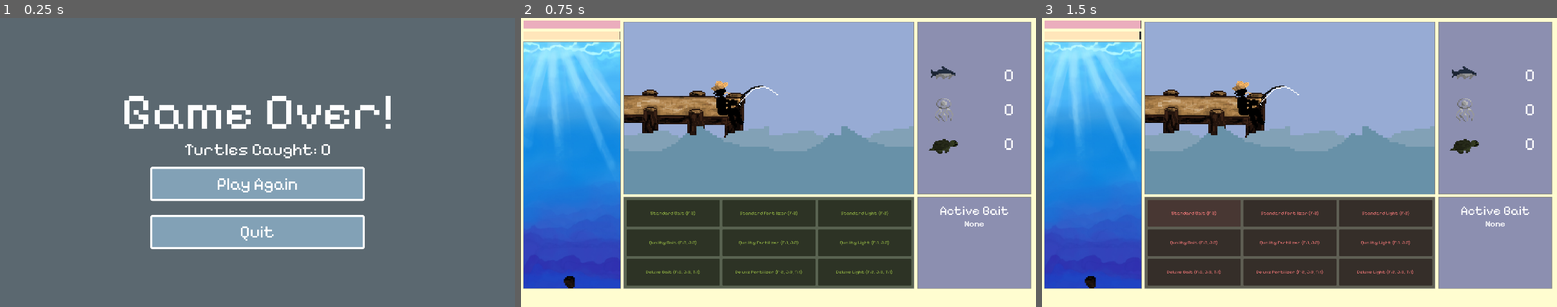
Above: before the commit, frames 1-3 (left to right).
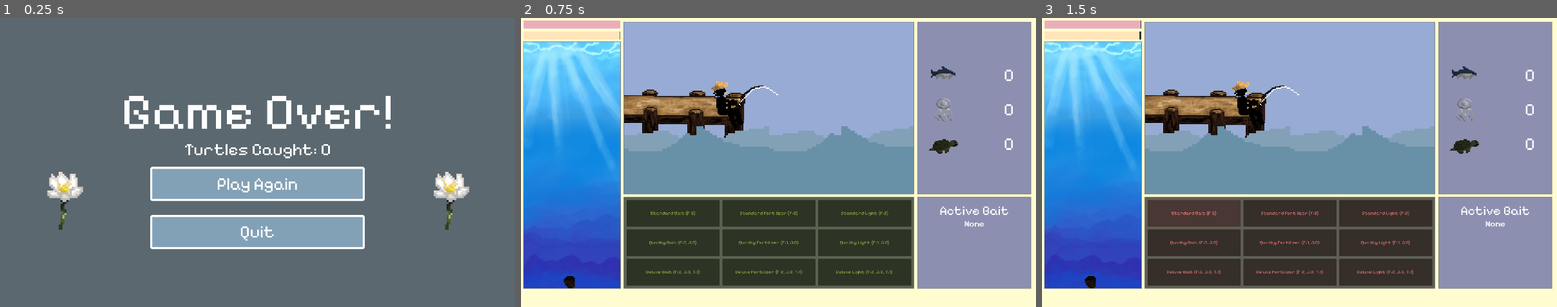
Above: after the commit, the same moments.

Repository: wondertrash/underthesea
Game: Godot game, scene res://gameover.tscn
Same seed, same stepped clock (60 frames per second), same inputs: the game is played once before the commit and once after it. This scene is started directly instead of the project's main scene.
Inputs:
- Up to frame 1 (0.25 s): no input
- Up to frame 2 (0.75 s): click "Play Again" at 0.5 s
- Up to frame 3 (1.5 s): click "Standard Bait (F:3)" at 1.25 s

The runs differ from the first frame. In frame 1, 1.1% of the frame differs, in the area x 9-92%, y 53-74%; in frame 2, nothing differs; in frame 3, nothing differs.

Commit message:
gameover flowers'

Diff:
--- /dev/null
+++ b/under-the-sea/flower1.gd
@@ -0,0 +1,6 @@
+extends Sprite2D
+@onready var flower_anim: AnimationPlayer = $AnimationPlayer
+func _ready() -> void:
+	flower_anim.play("wilt")
+func _process(delta: float) -> void:
+	pass
--- a/under-the-sea/gameover.tscn
+++ b/under-the-sea/gameover.tscn
@@ -3,6 +3,11 @@
 [ext_resource type="Script" uid="uid://yadvdfhrdqix" path="res://gameover.gd" id="1_tpdqf"]
 [ext_resource type="FontFile" uid="uid://sac3gu7ivysr" path="res://Assets/Pixelify_Sans/static/PixelifySans-Regular.ttf" id="2_eeur3"]
 [ext_resource type="Script" uid="uid://dts6cxhfvfd3b" path="res://soundtrack.gd" id="3_eeur3"]
+[ext_resource type="Texture2D" uid="uid://bi21s25e3ho7b" path="res://Assets/whiteflower/flower1.png" id="3_g1o2j"]
+[ext_resource type="Script" uid="uid://cmmwsob78h6dt" path="res://flower1.gd" id="4_g1o2j"]
+[ext_resource type="Texture2D" uid="uid://d1vksyd07enty" path="res://Assets/whiteflower/flower.png" id="5_b7a41"]
+[ext_resource type="Texture2D" uid="uid://b433sg670y5vi" path="res://Assets/whiteflower/flower2.png" id="6_7nmon"]
+[ext_resource type="Texture2D" uid="uid://dcpl5h4hshyf1" path="res://Assets/whiteflower/flower3.png" id="7_yximd"]
 
 [sub_resource type="LabelSettings" id="LabelSettings_tpdqf"]
 font = ExtResource("2_eeur3")
@@ -50,6 +55,60 @@
 corner_radius_bottom_right = 8
 corner_radius_bottom_left = 8
 corner_detail = 20
+
+[sub_resource type="Animation" id="Animation_qrn07"]
+length = 0.001
+tracks/0/type = "value"
+tracks/0/imported = false
+tracks/0/enabled = true
+tracks/0/path = NodePath(".:texture")
+tracks/0/interp = 1
+tracks/0/loop_wrap = true
+tracks/0/keys = {
+"times": PackedFloat32Array(0),
+"transitions": PackedFloat32Array(1),
+"update": 1,
+"values": [ExtResource("3_g1o2j")]
+}
+
+[sub_resource type="Animation" id="Animation_d2nv2"]
+resource_name = "bloom"
+length = 3.0
+tracks/0/type = "value"
+tracks/0/imported = false
+tracks/0/enabled = true
+tracks/0/path = NodePath(".:texture")
+tracks/0/interp = 1
+tracks/0/loop_wrap = true
+tracks/0/keys = {
+"times": PackedFloat32Array(0, 1, 2, 3),
+"transitions": PackedFloat32Array(1, 1, 1, 1),
+"update": 1,
+"values": [ExtResource("5_b7a41"), ExtResource("3_g1o2j"), ExtResource("6_7nmon"), ExtResource("7_yximd")]
+}
+
+[sub_resource type="Animation" id="Animation_lh3sh"]
+resource_name = "wilt"
+length = 3.0
+tracks/0/type = "value"
+tracks/0/imported = false
+tracks/0/enabled = true
+tracks/0/path = NodePath(".:texture")
+tracks/0/interp = 1
+tracks/0/loop_wrap = true
+tracks/0/keys = {
+"times": PackedFloat32Array(0, 1, 2, 3),
+"transitions": PackedFloat32Array(1, 1, 1, 1),
+"update": 1,
+"values": [ExtResource("7_yximd"), ExtResource("6_7nmon"), ExtResource("3_g1o2j"), ExtResource("5_b7a41")]
+}
+
+[sub_resource type="AnimationLibrary" id="AnimationLibrary_xmx0r"]
+_data = {
+&"RESET": SubResource("Animation_qrn07"),
+&"bloom": SubResource("Animation_d2nv2"),
+&"wilt": SubResource("Animation_lh3sh")
+}
 
 [node name="MainMenu" type="Control" unique_id=56784237]
 layout_mode = 3
@@ -115,6 +174,24 @@
 theme_override_styles/hover = SubResource("StyleBoxFlat_3pujl")
 text = "Quit"
 
+[node name="flower" type="Sprite2D" parent="." unique_id=1310528780]
+position = Vector2(240, 680)
+scale = Vector2(7, 7)
+texture = ExtResource("3_g1o2j")
+script = ExtResource("4_g1o2j")
+
+[node name="AnimationPlayer" type="AnimationPlayer" parent="flower" unique_id=268446051]
+libraries/ = SubResource("AnimationLibrary_xmx0r")
+
+[node name="flower1" type="Sprite2D" parent="." unique_id=1648071147]
+position = Vector2(1680, 680)
+scale = Vector2(7, 7)
+texture = ExtResource("3_g1o2j")
+script = ExtResource("4_g1o2j")
+
+[node name="AnimationPlayer" type="AnimationPlayer" parent="flower1" unique_id=1019213016]
+libraries/ = SubResource("AnimationLibrary_xmx0r")
+
 [node name="soundtrack" type="AudioStreamPlayer" parent="." unique_id=1440221974]
 script = ExtResource("3_eeur3")
 
Renamed: under-the-sea/Assets/New Piskel-1.png (1).png -> under-the-sea/Assets/vines/vine1.png
Not shown, added: under-the-sea/Assets/vines/vine1.png.import
Renamed: under-the-sea/Assets/New Piskel-10.png.png -> under-the-sea/Assets/vines/vine10.png
Not shown, added: under-the-sea/Assets/vines/vine10.png.import
Renamed: under-the-sea/Assets/New Piskel-2.png (2).png -> under-the-sea/Assets/vines/vine2.png
Not shown, added: under-the-sea/Assets/vines/vine2.png.import
Renamed: under-the-sea/Assets/New Piskel-3.png (2).png -> under-the-sea/Assets/vines/vine3.png
Not shown, added: under-the-sea/Assets/vines/vine3.png.import
Renamed: under-the-sea/Assets/New Piskel-4.png (1).png -> under-the-sea/Assets/vines/vine4.png
Not shown, added: under-the-sea/Assets/vines/vine4.png.import
Renamed: under-the-sea/Assets/New Piskel-5.png (1).png -> under-the-sea/Assets/vines/vine5.png
Not shown, added: under-the-sea/Assets/vines/vine5.png.import
(and 9 more such lines)
